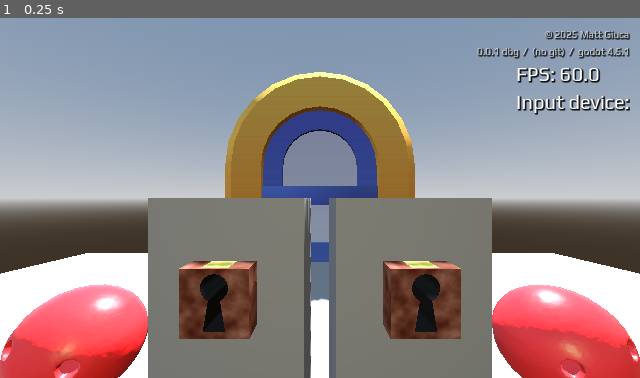
Above: before the commit, frame 1.
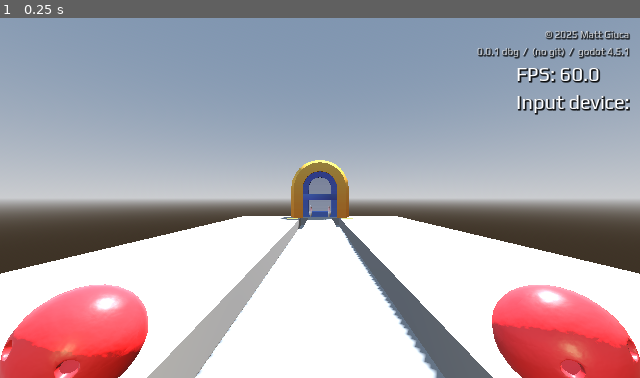
Above: after the commit, the same moment.

Repository: mgiuca/two-hands
Game: Godot game, scene res://scenes/levels/bowling.tscn
Two runs of this game, one before a commit and one after it. Both use one fixed random seed, a clock stepped at 60 frames per second and the inputs below. This scene is started directly instead of the project's main scene.
Inputs:
- Up to frame 1 (0.25 s): no input

The runs differ from the first frame. In frame 1, 34% of the frame differs, in the area x 13-87%, y 15-100%.

Commit message:
Added pins to bowling ball level.
They can be knocked over by physics (but currently the ball is tied to
your hands). Activators, flags, win condition, set up.

Debug key Ctrl+1/2 tests knocking over pins.

Diff:
--- a/project.godot
+++ b/project.godot
@@ -91,9 +91,20 @@
 "events": [Object(InputEventKey,"resource_local_to_scene":false,"resource_name":"","device":-1,"window_id":0,"alt_press …(188 unchanged characters)…
 ]
 }
+debug_left_action={
+"deadzone": 0.5,
+"events": [Object(InputEventKey,"resource_local_to_scene":false,"resource_name":"","device":-1,"window_id":0,"alt_pressed":false,"shift_pressed":false,"ctrl_pressed":true,"meta_pressed":false,"pressed":false,"keycode":0,"physical_keycode":49,"key_label":0,"unicode":0,"location":0,"echo":false,"script":null)
+]
+}
+debug_right_action={
+"deadzone": 0.5,
+"events": [Object(InputEventKey,"resource_local_to_scene":false,"resource_name":"","device":-1,"window_id":0,"alt_pressed":false,"shift_pressed":false,"ctrl_pressed":true,"meta_pressed":false,"pressed":false,"keycode":0,"physical_keycode":50,"key_label":0,"unicode":0,"location":0,"echo":false,"script":null)
+]
+}
 
 [physics]
 
+3d/physics_engine="Jolt Physics"
 common/enable_object_picking=false
 
 [rendering]
--- /dev/null
+++ b/scenes/bowling_pin.gd
@@ -0,0 +1,59 @@
+class_name BowlingPin
+extends Activator
+
+@onready var rigid_body : RigidBody3D = $RigidBody
+@onready var deactivate_timer : Timer = $DeactivateTimer
+@onready var reset_timer : Timer = $ResetTimer
+
+## Emitted when the pin is knocked over. Only emitted once, unless [method reset]
+## is called.
+signal knocked_over
+
+## The position this pin had at ready time.
+@onready var original_position : Vector3 = rigid_body.global_position
+
+## Input debug action to knock over the pin.
+@export var debug_action : String
+
+## Whether the pin has already been knocked over.
+var is_knocked_over : bool
+
+## Reset the pin back to its original position standing up.
+##
+## Resets the [signal knocked_over] signal so it can be emitted again.
+func reset() -> void:
+  rigid_body.global_position = original_position
+  rigid_body.global_rotation = Vector3.ZERO
+  rigid_body.sleeping = true
+  is_knocked_over = false
+
+func _unhandled_input(event: InputEvent) -> void:
+  if event.is_action_pressed(debug_action):
+    # Knock it over, for testing.
+    rigid_body.apply_central_impulse(Vector3(20, 0, -20))
+
+func calculate_knocked_over() -> bool:
+  var p := rigid_body.global_position
+  var r := rigid_body.global_rotation
+  # If X/Z euler rotation is large, or it's far away from its start position.
+  return absf(r.x) > deg_to_rad(50) or absf(r.z) > deg_to_rad(50) or p.distance_to(original_position) > 1.0
+
+func _process(_delta: float) -> void:
+  if not is_knocked_over:
+    if calculate_knocked_over():
+      is_knocked_over = true
+      knocked_over.emit()
+      active = true
+      # Start both timers. The deactivate timer is quick, resetting the activation
+      # state (i.e. the flag). The reset timer is slower, resetting the pin.
+      deactivate_timer.start()
+      reset_timer.start()
+
+func _on_deactivate_timer_timeout() -> void:
+  active = false
+
+func _on_reset_timer_timeout() -> void:
+  # Don't reset if the level is completed, so we can bask in the knocked over
+  # pins.
+  if not LevelManager.current_level.victory:
+    reset()
--- /dev/null
+++ b/scenes/bowling_pin.tscn
@@ -0,0 +1,47 @@
+[gd_scene load_steps=6 format=3 uid="uid://cvqyeskxo4r8f"]
+
+[ext_resource type="Script" uid="uid://c34wovrbr5ilf" path="res://scenes/bowling_pin.gd" id="1_r34d0"]
+[ext_resource type="PackedScene" uid="uid://cm8vsps153bis" path="res://meshes/bowling-pin.glb" id="1_yklfw"]
+
+[sub_resource type="PhysicsMaterial" id="PhysicsMaterial_r34d0"]
+bounce = 0.13
+
+[sub_resource type="CapsuleShape3D" id="CapsuleShape3D_yklfw"]
+radius = 0.05810547
+height = 0.28223515
+
+[sub_resource type="CapsuleShape3D" id="CapsuleShape3D_r34d0"]
+radius = 0.109375
+height = 0.44538116
+
+[node name="BowlingPin" type="Node3D"]
+script = ExtResource("1_r34d0")
+
+[node name="RigidBody" type="RigidBody3D" parent="."]
+physics_material_override = SubResource("PhysicsMaterial_r34d0")
+center_of_mass_mode = 1
+center_of_mass = Vector3(0, 0.24, 0)
+continuous_cd = true
+linear_damp = 1.031
+angular_damp = 10.309
+
+[node name="bowling-pin" parent="RigidBody" instance=ExtResource("1_yklfw")]
+transform = Transform3D(0.19807929, 0, 0, 0, 0.19807929, 0, 0, 0, 0.19807929, 0, 0.374, 0)
+
+[node name="CollisionShapeTop" type="CollisionShape3D" parent="RigidBody"]
+transform = Transform3D(1, 0, 0, 0, 1, 0, 0, 0, 1, 0, 0.5840983, 0)
+shape = SubResource("CapsuleShape3D_yklfw")
+
+[node name="CollisionShapeBottom" type="CollisionShape3D" parent="RigidBody"]
+transform = Transform3D(1, 0, 0, 0, 1, 0, 0, 0, 1, 0, 0.22718376, 0)
+shape = SubResource("CapsuleShape3D_r34d0")
+
+[node name="DeactivateTimer" type="Timer" parent="."]
+one_shot = true
+
+[node name="ResetTimer" type="Timer" parent="."]
+wait_time = 3.0
+one_shot = true
+
+[connection signal="timeout" from="DeactivateTimer" to="." method="_on_deactivate_timer_timeout"]
+[connection signal="timeout" from="ResetTimer" to="." method="_on_reset_timer_timeout"]
--- a/scenes/door.tscn
+++ b/scenes/door.tscn
@@ -1,11 +1,14 @@
-[gd_scene load_steps=5 format=3 uid="uid://befgfai7xh21g"]
+[gd_scene load_steps=6 format=3 uid="uid://befgfai7xh21g"]
 
 [ext_resource type="PackedScene" uid="uid://b17drhwlyqjch" path="res://meshes/door-rotate-large.glb" id="1_hpvv5"]
 [ext_resource type="Script" uid="uid://db2o3gvphk0em" path="res://scenes/door.gd" id="1_la1wf"]
 [ext_resource type="AudioStream" uid="uid://d0rfr2bx2yjsb" path="res://sounds/door-open.wav" id="3_18pbm"]
 [ext_resource type="AudioStream" uid="uid://di8olscjt41r3" path="res://sounds/door-open-finish.wav" id="4_q5w8r"]
 
-[node name="Door" type="Node3D"]
+[sub_resource type="BoxShape3D" id="BoxShape3D_la1wf"]
+size = Vector3(1, 1, 0.2998047)
+
+[node name="Door" type="StaticBody3D"]
 script = ExtResource("1_la1wf")
 
 [node name="Mesh" parent="." instance=ExtResource("1_hpvv5")]
@@ -15,3 +18,7 @@
 
 [node name="SndClunk" type="AudioStreamPlayer3D" parent="."]
 stream = ExtResource("4_q5w8r")
+
+[node name="CollisionShape3D" type="CollisionShape3D" parent="."]
+transform = Transform3D(1, 0, 0, 0, 1, 0, 0, 0, 1, 0, 0.4998653, 0.0024414063)
+shape = SubResource("BoxShape3D_la1wf")
--- a/scenes/levels/bowling.tscn
+++ b/scenes/levels/bowling.tscn
@@ -1,15 +1,16 @@
-[gd_scene load_steps=5 format=3 uid="uid://b1kukgwhukgjf"]
+[gd_scene load_steps=6 format=3 uid="uid://b1kukgwhukgjf"]
 
 [ext_resource type="PackedScene" uid="uid://tdgkmflrwhol" path="res://scenes/level.tscn" id="1_suiyq"]
 [ext_resource type="PackedScene" uid="uid://uro72wsx2r5i" path="res://scenes/bowling_ball.tscn" id="2_2p8bq"]
-[ext_resource type="PackedScene" uid="uid://b57w04rr00g0x" path="res://scenes/pedestal_with_keyhole.tscn" id="2_7wjn3"]
 [ext_resource type="PackedScene" uid="uid://befgfai7xh21g" path="res://scenes/door.tscn" id="3_2p8bq"]
+[ext_resource type="PackedScene" uid="uid://cvqyeskxo4r8f" path="res://scenes/bowling_pin.tscn" id="3_7wjn3"]
+[ext_resource type="PackedScene" uid="uid://udigdayvrvfd" path="res://scenes/flags.tscn" id="4_2p8bq"]
 
 [node name="Level" node_paths=PackedStringArray("left_hand", "right_hand", "activator1", "activator2") instance=ExtResource("1_suiyq")]
 left_hand = NodePath("BallLeft")
 right_hand = NodePath("BallRight")
-activator1 = NodePath("PedestalLeft/Keyhole")
-activator2 = NodePath("PedestalRight/Keyhole")
+activator1 = NodePath("PinLeft")
+activator2 = NodePath("PinRight")
 
 [node name="BallLeft" parent="." index="6" instance=ExtResource("2_2p8bq")]
 z_rotate = 1.5707963267948966
@@ -20,22 +21,40 @@
 [node name="Static" type="Node3D" parent="." index="8"]
 
 [node name="Ground" type="CSGBox3D" parent="Static" index="0"]
-transform = Transform3D(1, 0, 0, 0, 1, 0, 0, 0, 1, 0, -0.5, 0)
-size = Vector3(11, 1, 11)
+transform = Transform3D(1, 0, 0, 0, 1, 0, 0, 0, 1, 0, -0.5, -5.5)
+use_collision = true
+size = Vector3(11, 1, 22)
 
-[node name="PedestalLeft" parent="." index="9" instance=ExtResource("2_7wjn3")]
-transform = Transform3D(1, 0, 0, 0, 1, 0, 0, 0, 1, -0.3, 0.65, -1)
+[node name="GutterLeft" type="CSGBox3D" parent="Static/Ground" index="0"]
+transform = Transform3D(1, 0, 0, 0, 1, 0, 0, 0, 1, -1, 0.5, -3)
+operation = 2
+size = Vector3(0.5, 1, 14)
 
-[node name="PedestalRight" parent="." index="10" instance=ExtResource("2_7wjn3")]
-transform = Transform3D(1, 0, 0, 0, 1, 0, 0, 0, 1, 0.3, 0.65, -1)
+[node name="GutterRight" type="CSGBox3D" parent="Static/Ground" index="1"]
+transform = Transform3D(1, 0, 0, 0, 1, 0, 0, 0, 1, 1, 0.5, -3)
+operation = 2
+size = Vector3(0.5, 1, 14)
 
-[node name="Door" parent="." index="11" instance=ExtResource("3_2p8bq")]
-transform = Transform3D(3.870159, 0, 0, 0, 3.870159, 0, 0, 0, 3.870159, 0, 0, -5.1633463)
+[node name="PinLeft" parent="." index="9" node_paths=PackedStringArray("flags") instance=ExtResource("3_7wjn3")]
+transform = Transform3D(1, 0, 0, 0, 1, 0, 0, 0, 1, -0.571, 0.361, -14.486)
+debug_action = "debug_left_action"
+flags = NodePath("../FlagsLeft")
 
-[node name="SecondaryLight" type="OmniLight3D" parent="." index="12"]
+[node name="PinRight" parent="." index="10" node_paths=PackedStringArray("flags") instance=ExtResource("3_7wjn3")]
+transform = Transform3D(1, 0, 0, 0, 1, 0, 0, 0, 1, 0.571, 0.361, -14.486)
+debug_action = "debug_right_action"
+flags = NodePath("../FlagsRight")
+
+[node name="FlagsLeft" parent="." index="11" instance=ExtResource("4_2p8bq")]
+transform = Transform3D(8.649347, 0, 0, 0, 8.649347, 0, 0, 0, 8.649347, -1.699976, -0.86555254, -15.160644)
+
+[node name="FlagsRight" parent="." index="12" instance=ExtResource("4_2p8bq")]
+transform = Transform3D(8.649347, 0, 0, 0, 8.649347, 0, 0, 0, 8.649347, 1.7, -0.866, -15.161)
+
+[node name="Door" parent="." index="13" instance=ExtResource("3_2p8bq")]
+transform = Transform3D(3.870159, 0, 0, 0, 3.870159, 0, 0, 0, 3.870159, 0, 0, -16.163345)
+
+[node name="SecondaryLight" type="OmniLight3D" parent="." index="14"]
 transform = Transform3D(1, 0, 0, 0, 1, 0, 0, 0, 1, 0, 1.2278504, 0.83508337)
 light_color = Color(1, 0.94133335, 0.68, 1)
 light_energy = 0.34
-
-[editable path="PedestalLeft"]
-[editable path="PedestalRight"]
Not shown, added: scenes/bowling_pin.gd.uid
